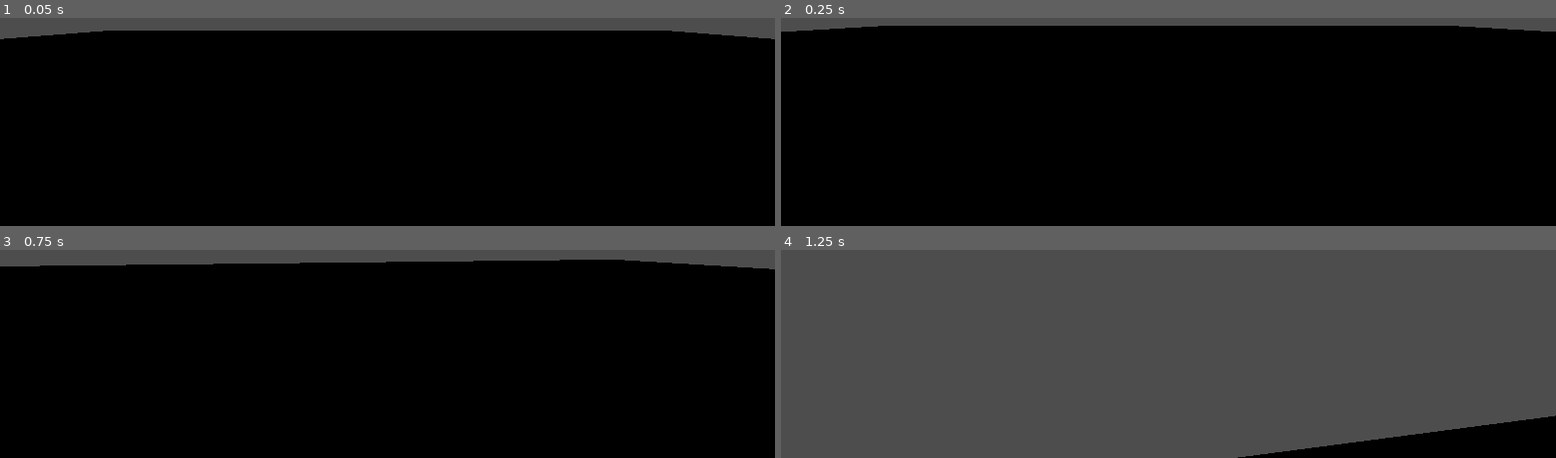
Above: before the commit, frames 1-4 (two rows, left to right).
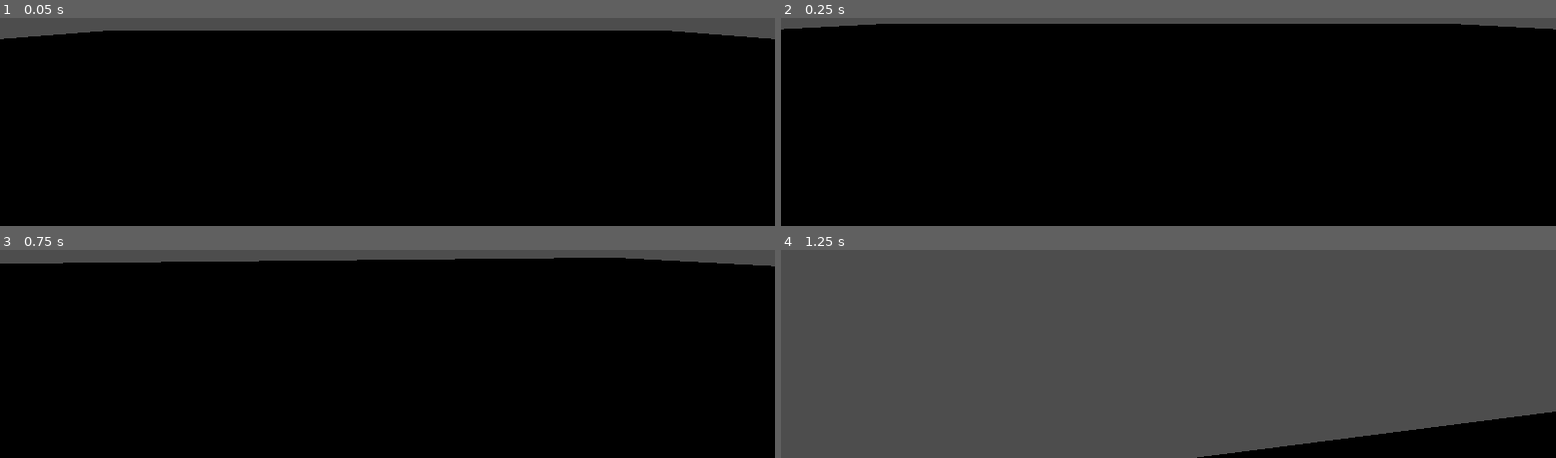
Above: after the commit, the same moments.

Repository: EnderiteFox/Escape-from-Walmart
Game: Godot game, scene res://scene/player_test.tscn
Same seed, same stepped clock (60 frames per second), same inputs: the game is played once before the commit and once after it. The project has no main scene, so this scene is started directly.
Inputs (mouse positions are in pixels of both pictures, inside the frame that each line leads up to):
- Up to frame 1 (0.05 s): no input
- Up to frame 2 (0.25 s): no input
- Up to frame 3 (0.75 s): tap Enter at 0.5 s; move the mouse to (outside the picture) at 0.52 s; hold W (Forward) from 0.53 s (still down); hold Shift (Sprint) from 0.53 s (still down)
- Up to frame 4 (1.25 s): keep holding W (Forward); keep holding Shift (Sprint); tap Space (Jump) at 0.77 s

Frame 1 is identical in both runs. In frame 2, 1.0% of the frame differs, in the area x 0-100%, y 2-7%; in frame 3, 1.1%, in the area x 0-100%, y 3-10%; in frame 4, 1.0%.

Commit message:
Reduced height of player
And added level template

Diff:
--- a/scene/Player.tscn
+++ b/scene/Player.tscn
@@ -3,8 +3,9 @@
 [ext_resource type="Script" path="res://script/Player.gd" id="1_e4vtd"]
 
 [sub_resource type="CapsuleShape3D" id="CapsuleShape3D_eihgl"]
+height = 1.65
 
-[node name="CharacterBody3D" type="CharacterBody3D"]
+[node name="Player" type="CharacterBody3D"]
 script = ExtResource("1_e4vtd")
 
 [node name="CollisionShape3D" type="CollisionShape3D" parent="."]
--- /dev/null
+++ b/scene/level_template.tscn
@@ -0,0 +1,19 @@
+[gd_scene load_steps=4 format=3 uid="uid://c7k5fybfdeq18"]
+
+[ext_resource type="PackedScene" uid="uid://b1nxn8tsdd7h5" path="res://scene/Player.tscn" id="1_okkrq"]
+[ext_resource type="Script" path="res://script/LevelScript.gd" id="1_wsonj"]
+
+[sub_resource type="BoxShape3D" id="BoxShape3D_8nte3"]
+size = Vector3(3, 3, 3)
+
+[node name="LevelTemplate" type="Node3D"]
+script = ExtResource("1_wsonj")
+
+[node name="EndTrigger" type="Area3D" parent="."]
+
+[node name="CollisionShape3D" type="CollisionShape3D" parent="EndTrigger"]
+shape = SubResource("BoxShape3D_8nte3")
+
+[node name="Player" parent="." instance=ExtResource("1_okkrq")]
+
+[connection signal="body_entered" from="EndTrigger" to="." method="_on_end_trigger_body_entered"]
--- /dev/null
+++ b/script/LevelScript.gd
@@ -0,0 +1,17 @@
+extends Node3D
+class_name Level
+
+@onready var EndTrigger: Area3D = $EndTrigger
+
+func _ready() -> void:
+	pass
+
+func _process(delta: float) -> void:
+	pass
+
+func _on_end_trigger_body_entered(body: Node3D) -> void:
+	if body is CharacterBody3D and body.name == "Player":
+		end_level()
+
+func end_level() -> void:
+	pass
